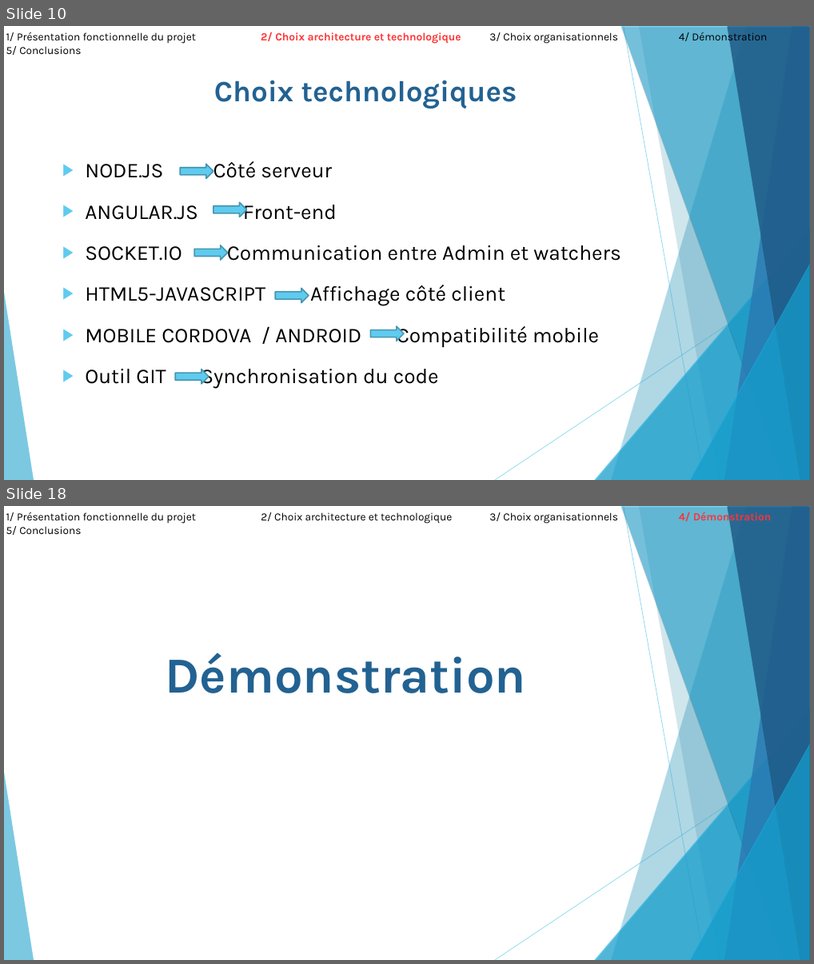
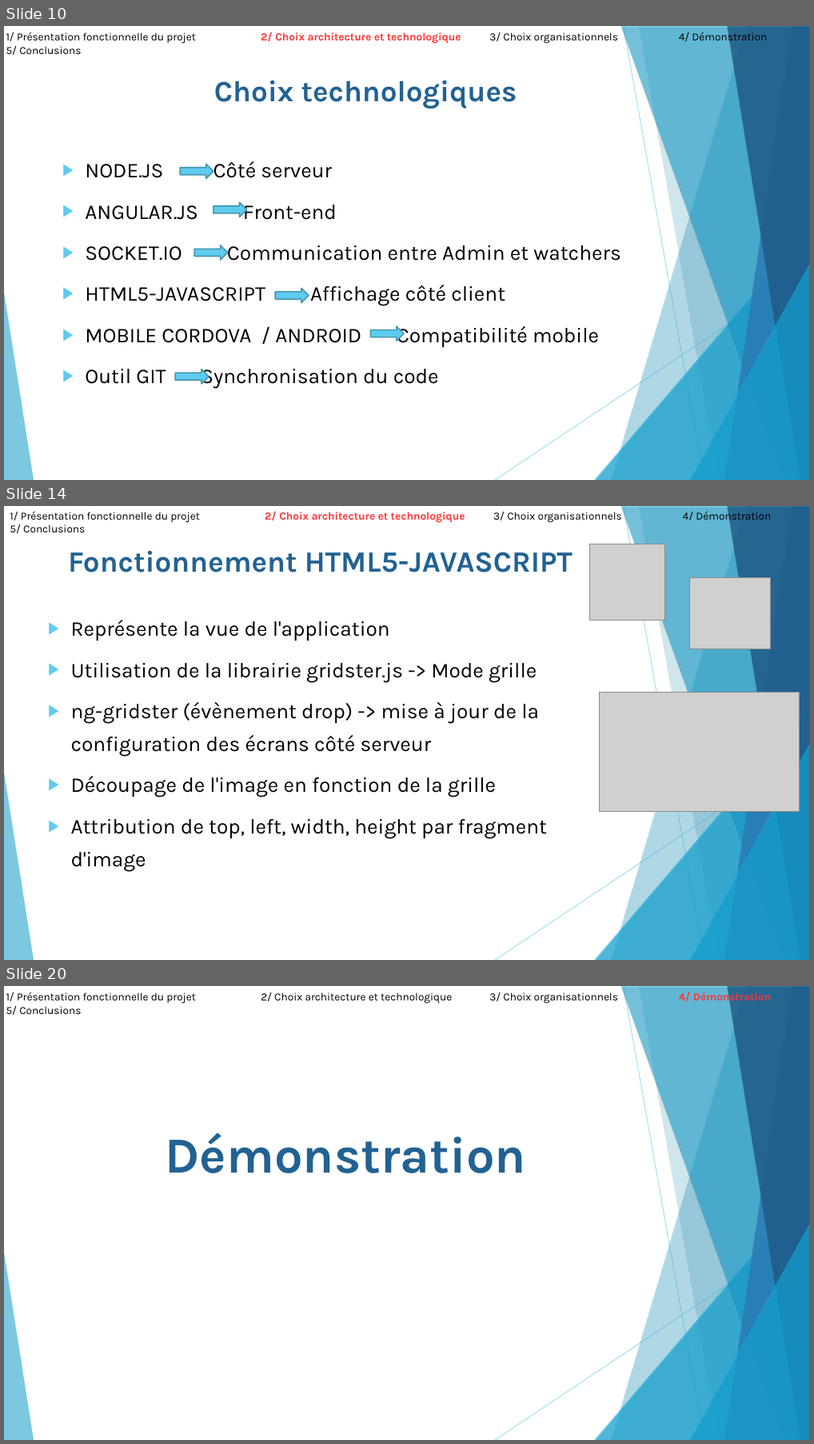
Before and after one commit to ComeBurguburu/AmbianceShowRoom, a slide deck: docs/Presentation orale.odp. Shown one above the other, each under a label of ours: slides 10 and 18 before the commit, slides 10, 14 and 20 after it; the slides between them are not shown. The pictures are 814x964 and 814x1444 pixels, drawn with LibreOffice and Linux fonts; fonts in the diff are those of the drawing; grey boxes stand for pictures. Boxes give left, top, right and bottom in pixels: in the first picture for what was removed or moved away, otherwise in the second. Text is boxed around its words. In the diff, an @@ line names an element or a change of style, - is before the commit and + after.

```diff
--- a/docs/Presentation orale.odp
+++ b/docs/Presentation orale.odp
@@ slide 14 added at (x1=4, y1=506, x2=810, y2=960), background #FFFFFF; not listed: 10 template elements that a slide beside it also shows @@
@@ text added at (x1=10, y1=509, x2=771, y2=523), 13 pt, text #000000 @@
+1/ Présentation fonctionnelle du projet 2/ Choix architecture et technologique 3/ Choix organisationnels 4/ Démonstration 5/ Conclusions
@@ text added at (x1=68, y1=551, x2=573, y2=871), 25 pt, text #000000 @@
+Fonctionnement HTML5-JAVASCRIPT
+▶ Représente la vue de l'application
+▶ Utilisation de la librairie gridster.js -> Mode grille
+▶ ng-gridster (évènement drop) -> mise à jour de la configuration des écrans côté serveur
+▶ Découpage de l'image en fonction de la grille
+▶ Attribution de top, left, width, height par fragment d'image
@@ picture added at (x1=590, y1=544, x2=666, y2=620) @@
@@ picture added at (x1=690, y1=577, x2=771, y2=648) @@
@@ picture added at (x1=599, y1=692, x2=799, y2=811) @@
@@ what was slide 18 is now slide 20 @@
```
Also in this commit, not shown: 10 slides changed, 1 other slide added, 11 other files.
